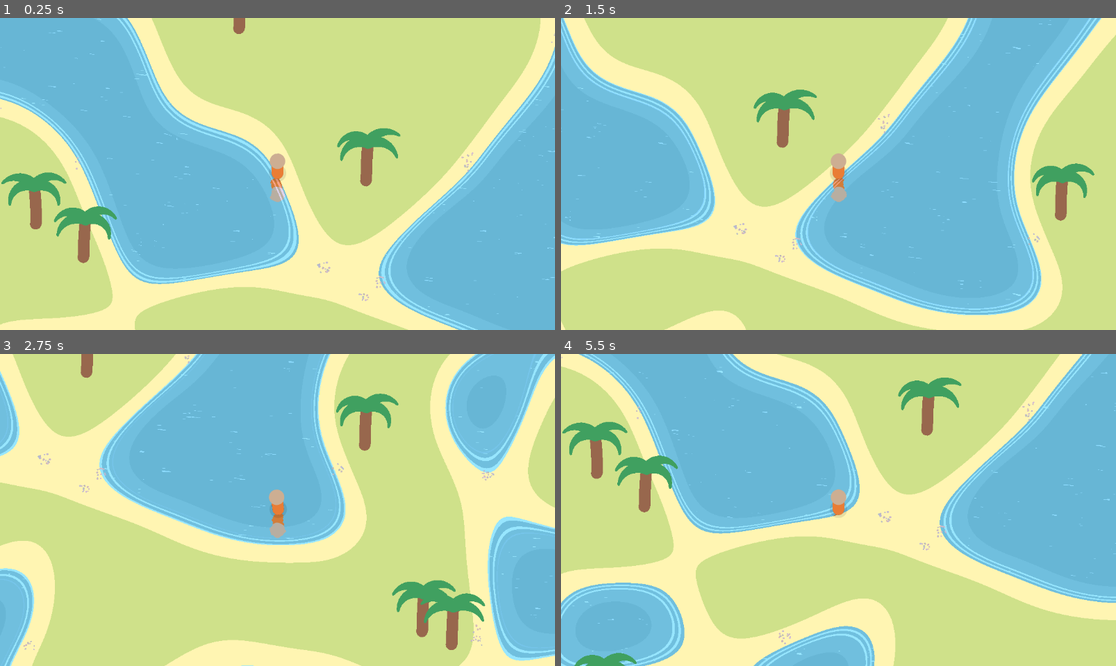
Above: before the commit, frames 1-4 (two rows, left to right).
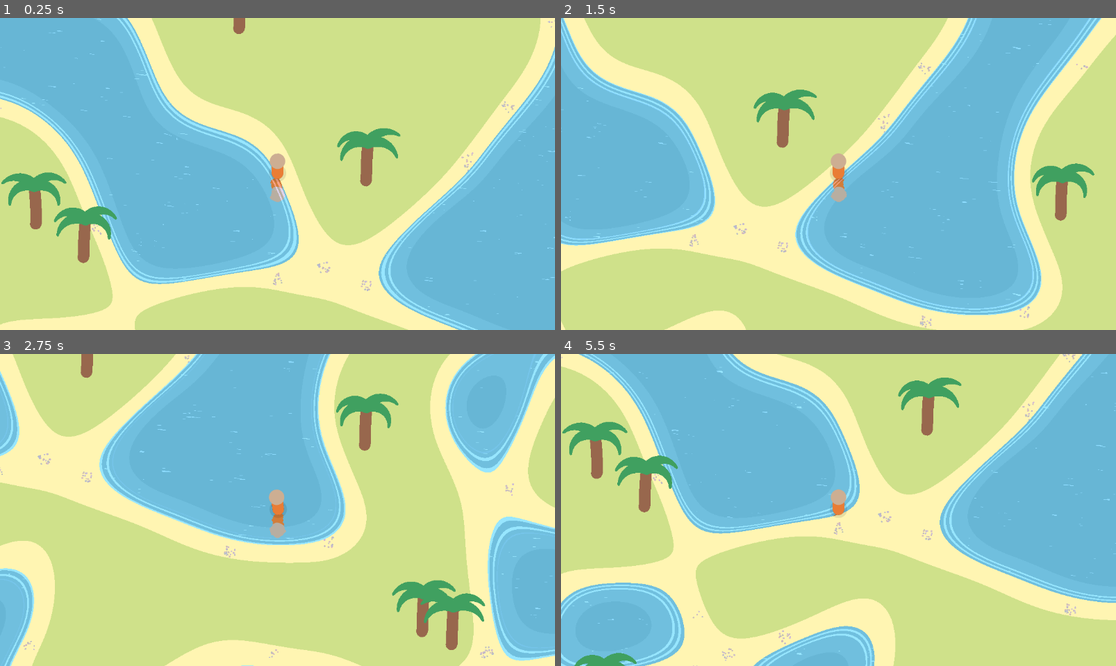
Above: after the commit, the same moments.

Repository: illogicalapple/archipelinaut-2
Game: Godot game, scene res://scenes/main.tscn
The game is run twice, just before and just after one commit, with the same random seed, the same clock (stepped at 60 frames per second) and the same inputs. The engine's default icon, where the game draws it, is replaced by a stand-in: a white triangle on a blue panel in a dark square.
Inputs:
- Up to frame 1 (0.25 s): no input
- Up to frame 2 (1.5 s): hold D (move_right) 0.53-1.28 s; hold S (move_down) from 1.28 s (still down)
- Up to frame 3 (2.75 s): release S (move_down) at 2.03 s; hold D (move_right) from 2.03 s (still down)
- Up to frame 4 (5.5 s): release D (move_right) at 2.78 s; hold W (move_up) 2.78-3.53 s; hold A (move_left) 3.53-5.03 s; hold S (move_down) from 5.03 s (still down)

The runs differ from the first frame. In frame 1, 0.1% of the frame differs, in the area x 13-100%, y 0-91%; in frame 2, 0.2%; in frame 3, 0.2%, in the area x 0-93%, y 2-98%; in frame 4, 0.2%.

Commit message:
Layered water properly

Diff:
--- a/scenes/components/objects/pebbles/pebbles.tscn
+++ b/scenes/components/objects/pebbles/pebbles.tscn
@@ -3,7 +3,8 @@
 [ext_resource type="Texture2D" uid="uid://4pedog70rlh6" path="res://icon.png" id="1_kyfqy"]
 
 [node name="Pebbles" type="Sprite2D"]
-z_index = 1
+z_index = -2
+z_as_relative = false
 position = Vector2(13, -9)
 scale = Vector2(0.25, 0.25)
 texture = ExtResource("1_kyfqy")
--- a/scenes/components/player/player.tscn
+++ b/scenes/components/player/player.tscn
@@ -93,20 +93,20 @@
 tree_root = SubResource("AnimationNodeBlendTree_vdc15")
 anim_player = NodePath("../AnimationPlayer")
 parameters/current_length = 0.4
-parameters/current_position = 0.324541
-parameters/current_delta = 0.00833333
+parameters/current_position = 0.199907
+parameters/current_delta = 0.00694444
 parameters/idle/current_length = 1.0
 parameters/idle/current_position = 0.0
 parameters/idle/current_delta = 0.0
 parameters/output/current_length = 0.4
-parameters/output/current_position = 0.324541
-parameters/output/current_delta = 0.00833333
+parameters/output/current_position = 0.199907
+parameters/output/current_delta = 0.00694444
 parameters/walk/current_length = 0.4
-parameters/walk/current_position = 0.324541
-parameters/walk/current_delta = 0.00833333
+parameters/walk/current_position = 0.199907
+parameters/walk/current_delta = 0.00694444
 parameters/walk_idle/current_length = 0.4
-parameters/walk_idle/current_position = 0.324541
-parameters/walk_idle/current_delta = 0.00833333
+parameters/walk_idle/current_position = 0.199907
+parameters/walk_idle/current_delta = 0.00694444
 parameters/walk_idle/blend_amount = 0.0
 
 [node name="Reflection2D" type="Node2D" parent="." node_paths=PackedStringArray("reflection_sprite")]
--- a/scenes/components/terrain/chunk.gd
+++ b/scenes/components/terrain/chunk.gd
@@ -19,9 +19,15 @@
 		var pos
 		var n = 0.
 
-		while n < 0.45 or n > 0.55:
+		var j = 0
+		while n < 0.47 or n > 0.52:
 			pos = Vector2(randf_range(0, 512), randf_range(0, 512))
 			n = noise_image.get_pixelv(pos).r
+
+			if j > 200:
+				return
+
+			j += 1
 
 		var pebbles_i = pebbles.instantiate()
 		pebbles_i.position = pos - Vector2(256, 256)
@@ -74,3 +80,7 @@
 		region.navigation_polygon = navigation_polygon
 		add_child(region)
 		region.position = Vector2(-256, -256)
+
+
+func set_reflection_texture(t : ViewportTexture):
+	$WaterSprite.material.set_shader_parameter("reflection_texture", t)
--- a/scenes/components/terrain/chunk.tscn
+++ b/scenes/components/terrain/chunk.tscn
@@ -1,10 +1,11 @@
-[gd_scene load_steps=9 format=3 uid="uid://dt8m58ir346hy"]
+[gd_scene load_steps=10 format=3 uid="uid://dt8m58ir346hy"]
 
 [ext_resource type="Material" uid="uid://c777n2jbbftrt" path="res://scenes/components/terrain/terrain_material.tres" id="1_fptfg"]
 [ext_resource type="Script" path="res://scenes/components/terrain/offset_tool.gd" id="2_1r7tu"]
 [ext_resource type="Texture2D" uid="uid://b7wyf60m2b11m" path="res://scenes/components/terrain/noise.tres" id="2_46dba"]
 [ext_resource type="Shader" path="res://scenes/components/terrain/alpha-island.gdshader" id="3_er321"]
 [ext_resource type="Script" path="res://scenes/components/terrain/chunk.gd" id="3_sdl82"]
+[ext_resource type="Material" uid="uid://gqg2nbjqs60w" path="res://scenes/components/terrain/water_material.tres" id="5_kot8j"]
 
 [sub_resource type="ShaderMaterial" id="ShaderMaterial_gw64g"]
 shader = ExtResource("3_er321")
@@ -24,9 +25,17 @@
 
 [node name="Chunk" type="Sprite2D"]
 process_mode = 3
+z_index = -5
+z_as_relative = false
 material = ExtResource("1_fptfg")
 texture = ExtResource("2_46dba")
 script = ExtResource("3_sdl82")
+
+[node name="WaterSprite" type="Sprite2D" parent="."]
+z_index = -1
+z_as_relative = false
+material = ExtResource("5_kot8j")
+texture = ExtResource("2_46dba")
 
 [node name="CollisionGeneration" type="SubViewport" parent="."]
 disable_3d = true
--- a/scenes/components/terrain/chunk_loader.gd
+++ b/scenes/components/terrain/chunk_loader.gd
@@ -31,6 +31,6 @@
 		chunk_instance.target = plant_target
 		chunk_instance.global_position = chunk_position
 		target.add_child(chunk_instance)
-		chunk_instance.material.set_shader_parameter("reflection_texture", $"../../ReflectionViewport".get_texture())
+		chunk_instance.set_reflection_texture($"../../ReflectionViewport".get_texture())
 func _process(_delta):
 	load_nearby()
--- a/scenes/components/terrain/terrain_shader.gdshader
+++ b/scenes/components/terrain/terrain_shader.gdshader
@@ -8,9 +8,7 @@
 	float brightness = texture(TEXTURE, UV).r;
 	if (brightness > 0.55) {
 		COLOR = vec4(0.81, 0.88, 0.54, 1);
-	} else if (brightness > 0.45) {
+	} else {
 		COLOR = vec4(1, 0.96, 0.7, 1);
 	}
-
-	COLOR = blend_mix(water(TEXTURE, UV, SCREEN_UV), COLOR);
 }
--- /dev/null
+++ b/scenes/components/terrain/water.gdshader
@@ -0,0 +1,67 @@
+shader_type canvas_item;
+
+#include "res://shaders/blend.gdshaderinc"
+#include "res://shaders/transform.gdshaderinc"
+
+uniform vec3 water_color_shallow : source_color = vec3(0.44, 0.75, 0.87);
+uniform vec3 water_color_deep : source_color = vec3(0.44, 0.75, 0.87);
+
+uniform sampler2D waves_tex : repeat_enable;
+uniform sampler2D reflection_displacement : repeat_enable;
+
+uniform sampler2D reflection_texture : source_color;
+
+float waves_base(float d) {
+	return step(sin(d * 300. - TIME + sin(TIME * 2.)), -0.3);
+}
+
+vec4 waves(float d) {
+	float waves = waves_base(d);
+	waves *= d * -100. + 5.;
+	waves = clamp(waves, 0, 1);
+
+	return vec4(vec3(1), waves);
+}
+
+vec4 specular(float d, vec2 uv) {
+	vec2 rot_uv = rot2d(uv, -0.1);
+
+	float refl_amount = step(texture(waves_tex, rot_uv * vec2(0.1) + vec2(TIME * 0.001, sin(TIME * 0.002))).r, 0.995) *
+		step(texture(waves_tex, rot_uv * vec2(.1, 1) + vec2(TIME * -0.005, sin(TIME * -0.01))).r, 0.5);
+
+	return vec4(1, 1, 1, refl_amount);
+}
+
+vec4 deep_water(float d) {
+	return vec4(vec3(1), step(d, .1 + sin(TIME * 0.5) * 0.01));
+}
+
+vec4 reflections(vec2 uv, vec2 screen_uv) {
+	vec2 d_uv = rot2d(uv, -.35) * vec2(0.5, 2.5) + vec2(sin(TIME * 0.01), sin(TIME * 0.01)) + vec2(TIME * 0.01, TIME * 0.02);
+	float displacement = texture(reflection_displacement, d_uv).r;
+	screen_uv.x += (displacement - 0.5) * 0.01;
+
+	vec4 c = texture(reflection_texture, screen_uv);
+	c.a = step(1, c.a);
+
+	return c;
+}
+
+
+void fragment() {
+	// Distance to land, is negative if on land, rough estimation based on texture
+	float d = -(texture(TEXTURE, UV).r - .45);
+
+	if (d > 0.) {
+		vec4 c = vec4(water_color_shallow, 1);
+
+		c = blend_mix(deep_water(d) * vec4(water_color_deep, 1), c);
+		c = blend_mix(reflections(UV, SCREEN_UV) * vec4(0.9, 1, 1.1, 1), c);
+
+		vec4 specular = blend_add(waves(d), specular(d, UV));
+		c = blend_add(specular * vec4(0.5, 0.5, 1, 0.3), c);
+		COLOR = c;
+	} else {
+		COLOR = vec4(0);
+	}
+}
--- /dev/null
+++ b/scenes/components/terrain/water_material.tres
@@ -0,0 +1,31 @@
+[gd_resource type="ShaderMaterial" load_steps=7 format=3 uid="uid://gqg2nbjqs60w"]
+
+[ext_resource type="Shader" path="res://scenes/components/terrain/water.gdshader" id="1_3s1va"]
+
+[sub_resource type="FastNoiseLite" id="FastNoiseLite_c6k3v"]
+frequency = 0.0145
+
+[sub_resource type="NoiseTexture2D" id="NoiseTexture2D_4g8cd"]
+noise = SubResource("FastNoiseLite_c6k3v")
+
+[sub_resource type="Gradient" id="Gradient_2o16b"]
+offsets = PackedFloat32Array(0.19305, 0.262548)
+
+[sub_resource type="FastNoiseLite" id="FastNoiseLite_rkg21"]
+seed = 100
+frequency = 0.195
+fractal_octaves = 6
+
+[sub_resource type="NoiseTexture2D" id="NoiseTexture2D_2k8mj"]
+invert = true
+seamless = true
+color_ramp = SubResource("Gradient_2o16b")
+noise = SubResource("FastNoiseLite_rkg21")
+
+[resource]
+resource_local_to_scene = true
+shader = ExtResource("1_3s1va")
+shader_parameter/water_color_shallow = Color(0.403922, 0.713726, 0.835294, 1)
+shader_parameter/water_color_deep = Color(0.44, 0.75, 0.87, 1)
+shader_parameter/waves_tex = SubResource("NoiseTexture2D_2k8mj")
+shader_parameter/reflection_displacement = SubResource("NoiseTexture2D_4g8cd")
--- a/scripts/nodes/reflection2d.gd
+++ b/scripts/nodes/reflection2d.gd
@@ -8,7 +8,7 @@
 func _ready():
 	sprite = Sprite2D.new()
 	sprite.texture = reflection_sprite.texture
-	sprite.z_index = -2
+	sprite.z_index = -10
 
 	# Sets visibility layer to 3, since 4 in binary is 100
 	sprite.visibility_layer = 4
